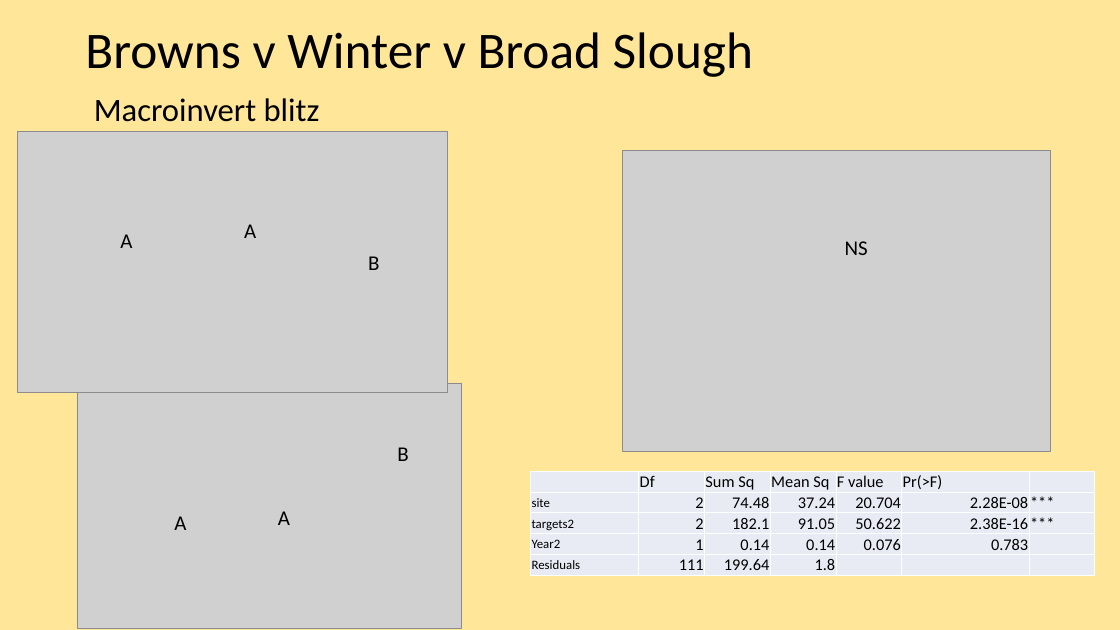
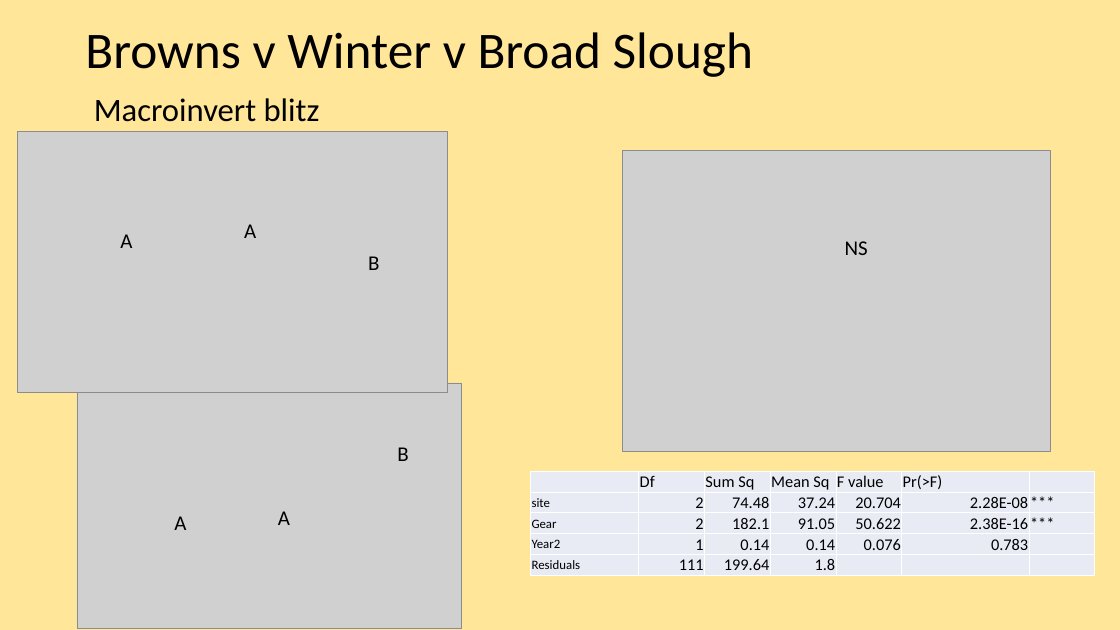
Before and after one commit to rosehartman/FRPreport2018, a slide deck: slide 51 of May phase IV analyses.pptx. Drawn at 1120x630 pixels with LibreOffice and Linux fonts; fonts in the diff are those of the drawing; grey boxes stand for pictures. Boxes give left, top, right and bottom in pixels: in the first picture for what was removed or moved away, otherwise in the second. Text is boxed around its words. In the diff, an @@ line names an element or a change of style, - is before the commit and + after.

```diff
--- a/May phase IV analyses.pptx
+++ b/May phase IV analyses.pptx
@@ table at (531, 471, 1095, 574) @@
-row 3, column 1: targets2
+row 3, column 1: Gear
```
Also in this commit, not shown: 7 other slides changed, 24 other files.
